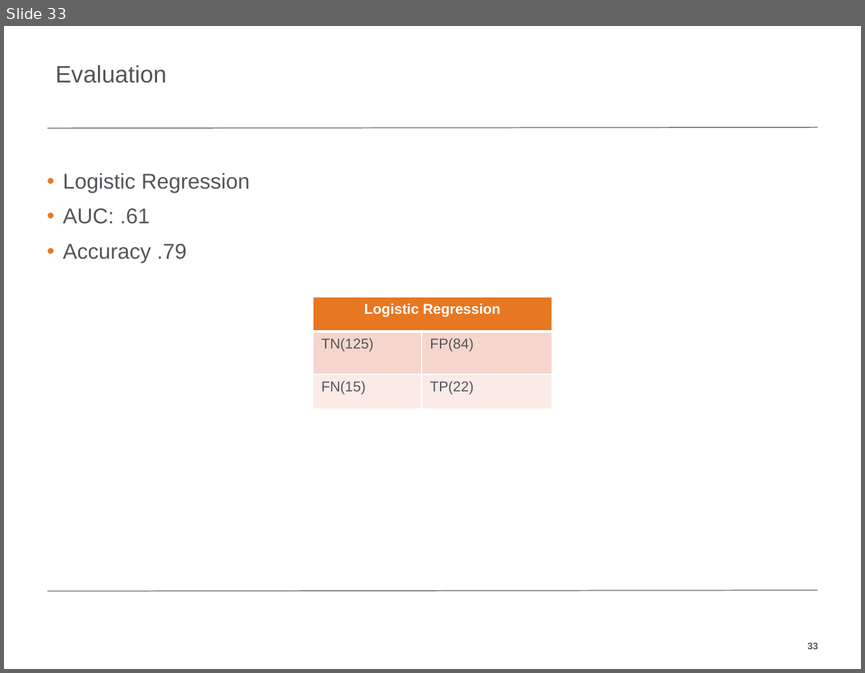
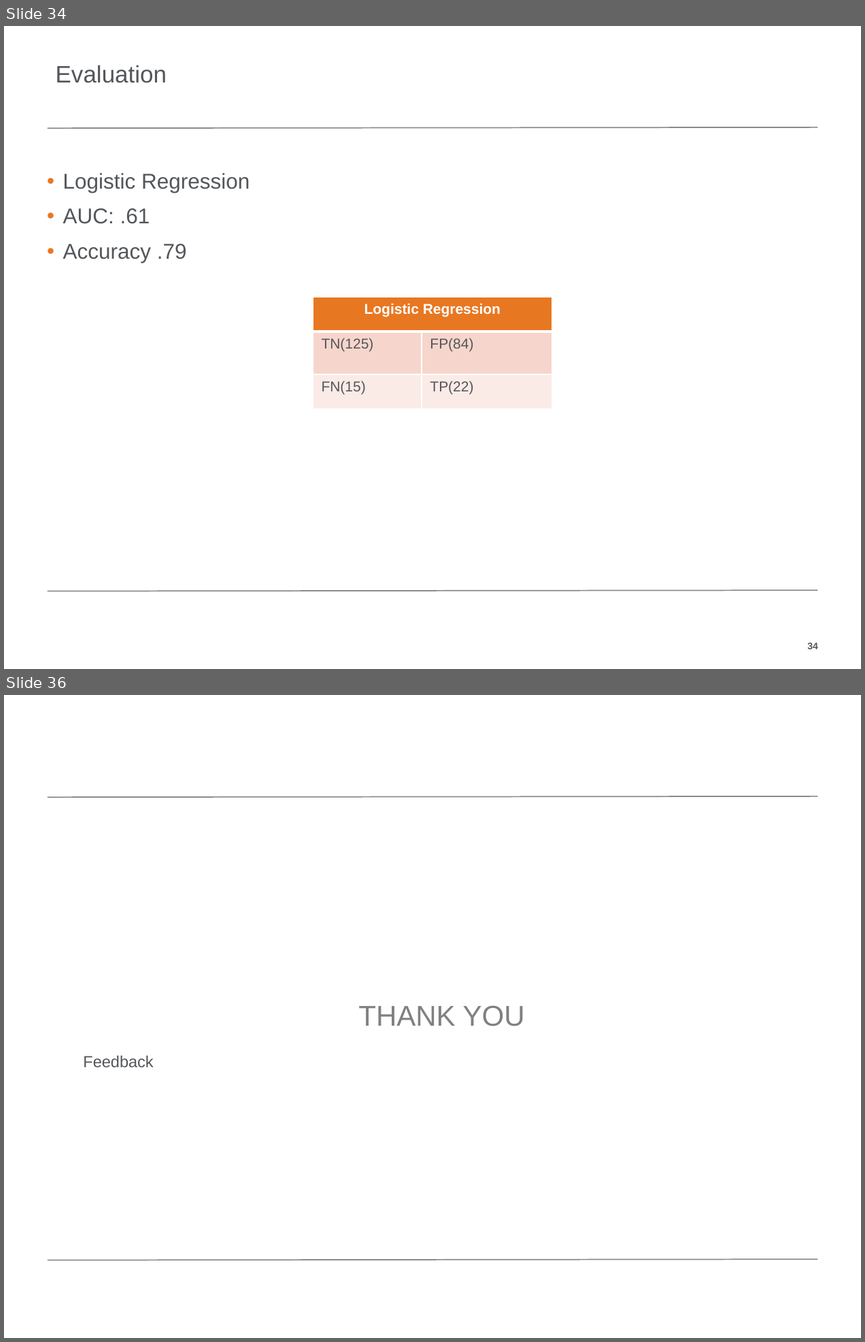
Before and after one commit to kcnsd24/springboardlib, a slide deck: Project Walk through.pptx. Shown one above the other, each under a label of ours: slide 33 before the commit, slides 34 and 36 after it; the slides between them are not shown. The pictures are 865x673 and 865x1342 pixels, drawn with LibreOffice and Linux fonts; fonts in the diff are those of the drawing; background and template pictures are left out. Boxes give left, top, right and bottom in pixels: in the first picture for what was removed or moved away, otherwise in the second. Text is boxed around its words. In the diff, an @@ line names an element or a change of style, - is before the commit and + after.

```diff
--- a/Project Walk through.pptx
+++ b/Project Walk through.pptx
@@ slide 36 added at [4, 695, 861, 1338], background #FFFFFF; not listed: 2 template elements that a slide beside it also shows @@
@@ title added at [358, 1006, 525, 1026], 24 pt, text #808080 @@
+THANK YOU
@@ subtitle added at [83, 1055, 153, 1067], 13.5 pt, text #53565A @@
+Feedback
@@ what was slide 33 is now slide 34 @@
@@ page number at [807, 642, 818, 649]: text changed @@
-33
+34
```
Also in this commit, not shown: 3 slides changed, 2 other slides added.
